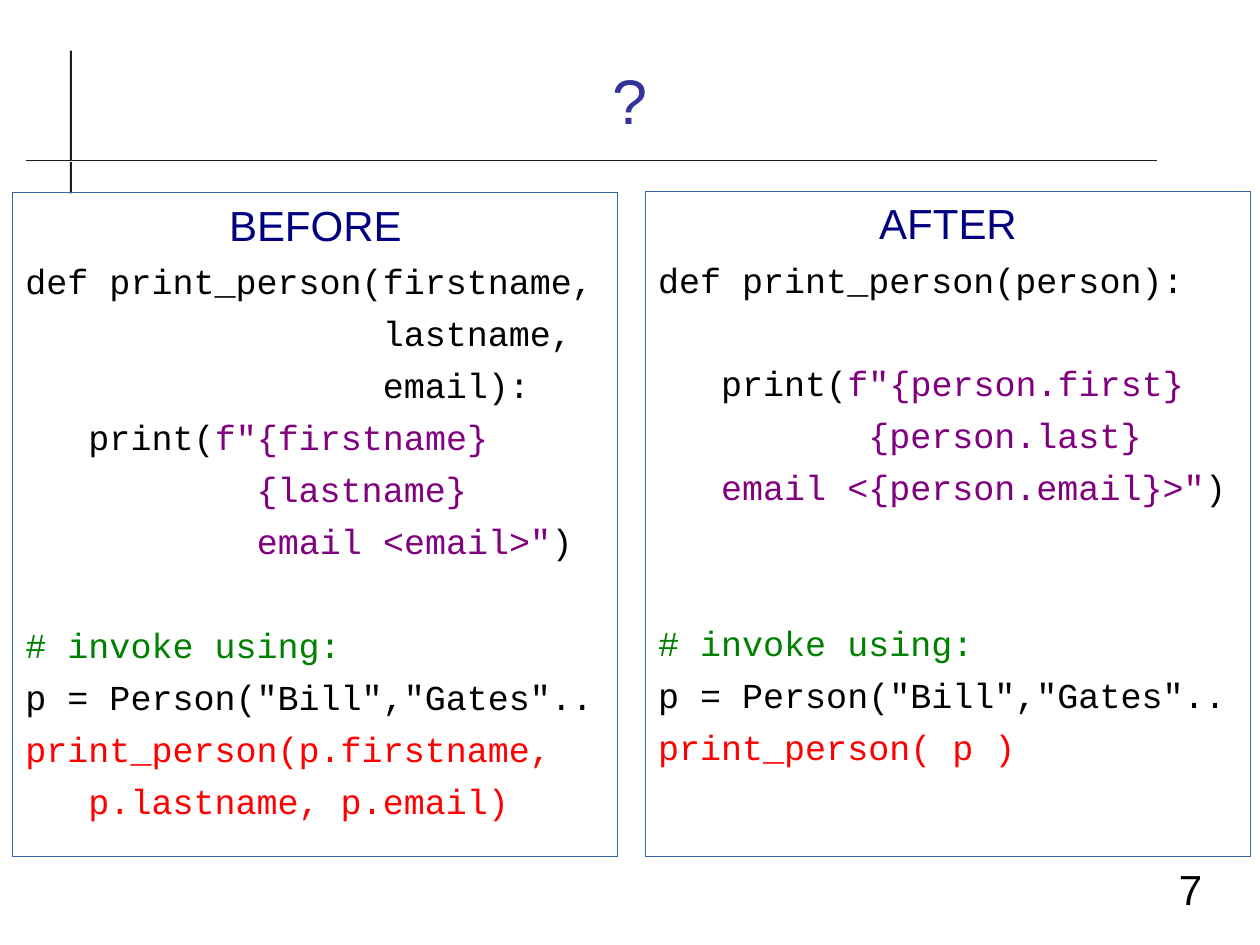
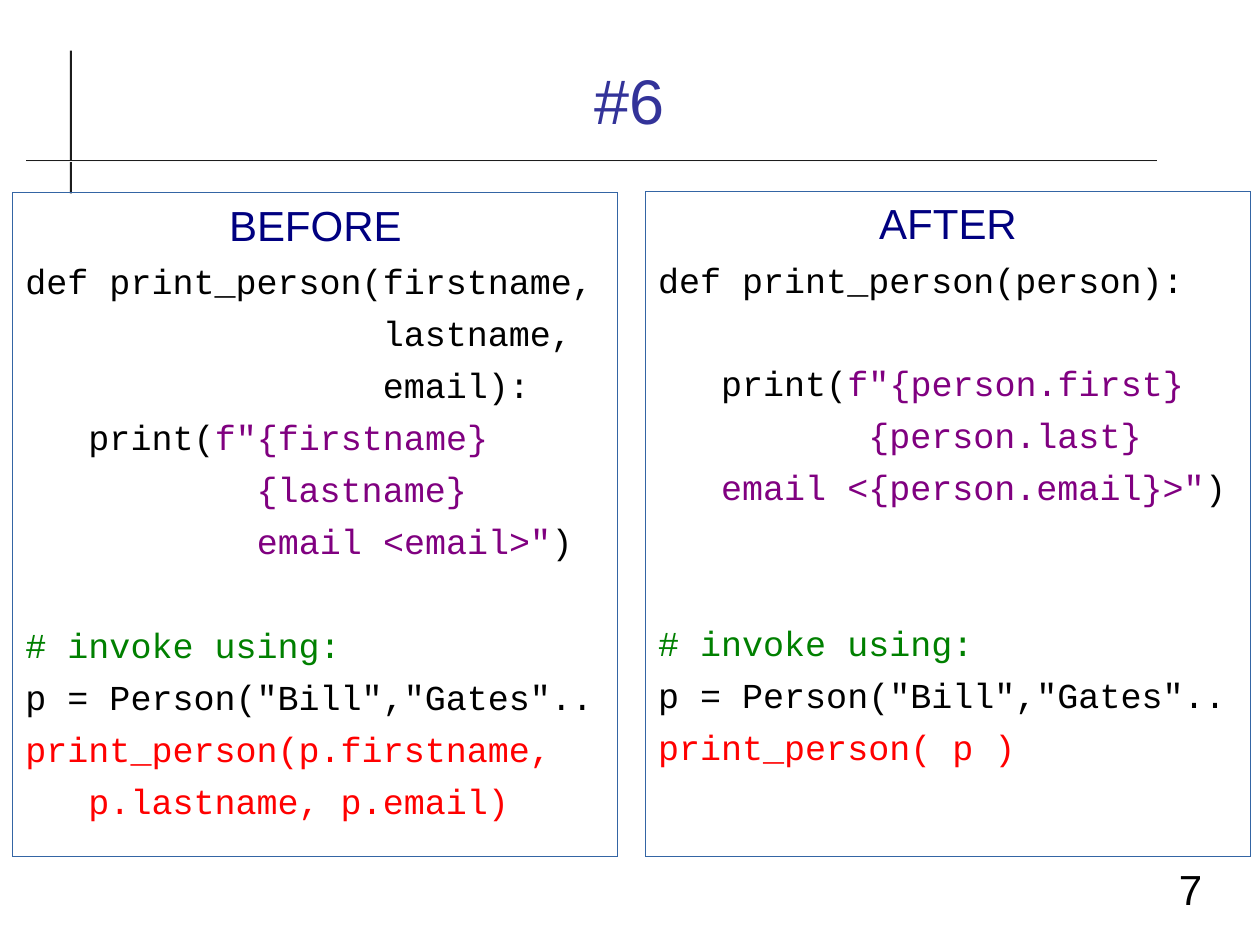
Before and after one commit to cpske/ISP, a slide deck: slide 7 of refactoring/Refactoring-Review.odp. Drawn at 1260x945 pixels with LibreOffice and Linux fonts; fonts in the diff are those of the drawing. Boxes give left, top, right and bottom in pixels: in the first picture for what was removed or moved away, otherwise in the second. Text is boxed around its words. In the diff, an @@ line names an element or a change of style, - is before the commit and + after.

```diff
--- a/refactoring/Refactoring-Review.odp
+++ b/refactoring/Refactoring-Review.odp
@@ title at (595, 80, 665, 125): text changed @@
-?
+#6
```
Also in this commit, not shown: 14 other slides changed, 2 slides added, 2 other files.
